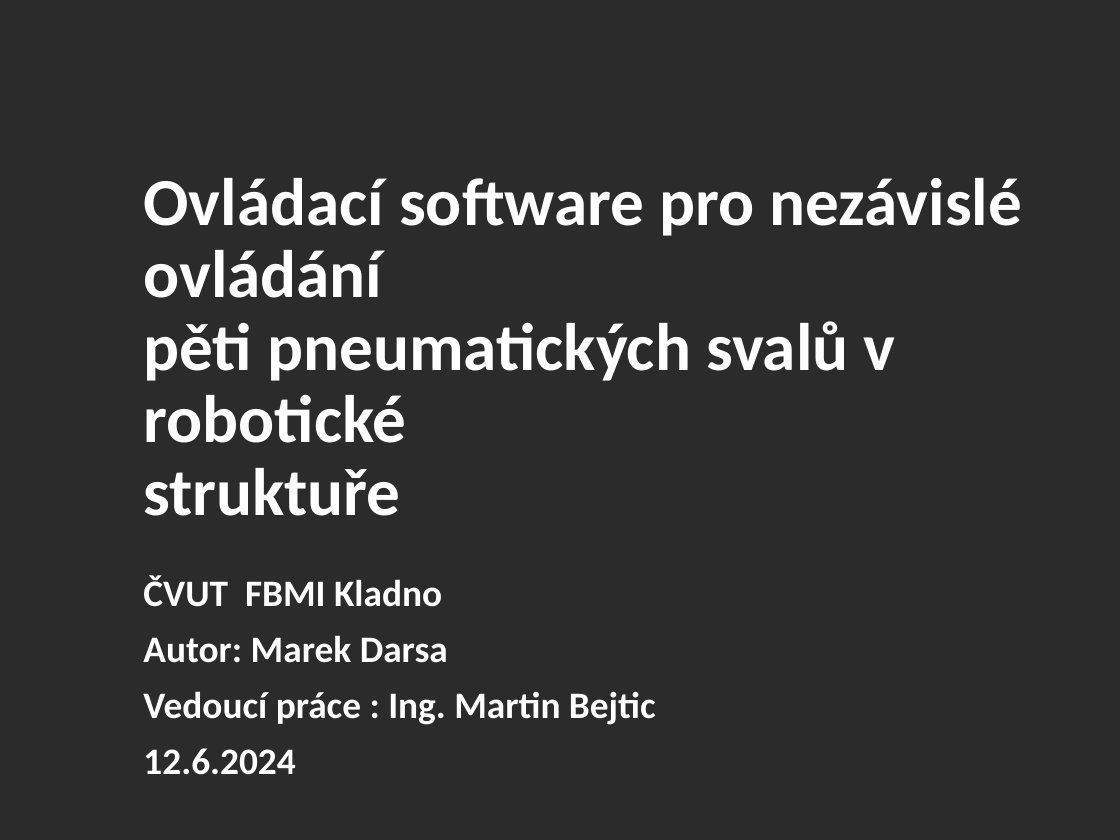
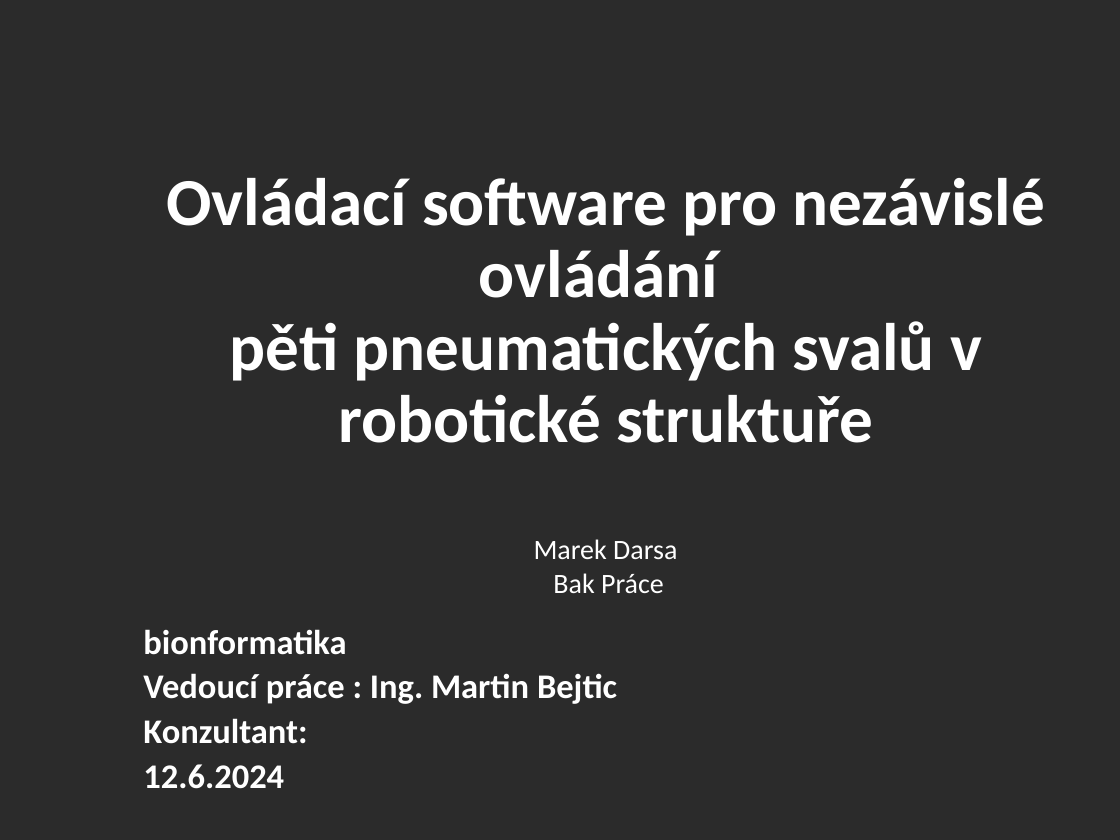
Before and after one commit to IronKnee22/Bakalarka, a slide deck: slide 1 of Obhajoba_darsamar.pptx. Drawn at 1120x840 pixels with LibreOffice and Linux fonts; fonts in the diff are those of the drawing; background and template pictures are left out; a plain dark background stands for a picture behind light text. Boxes give left, top, right and bottom in pixels: in the first picture for what was removed or moved away, otherwise in the second. Text is boxed around its words. In the diff, an @@ line names an element or a change of style, - is before the commit and + after.

```diff
--- a/Obhajoba_darsamar.pptx
+++ b/Obhajoba_darsamar.pptx
@@ title "Ovládací software pro nezávislé ovládání ..." at [166, 178, 1045, 443]: alignment left to centre @@
@@ text added at [534, 539, 677, 593], 18 pt, text #FFFFFF @@
+Marek Darsa
+Bak Práce
@@ subtitle at [143, 629, 346, 655]: text changed; size 24 to 22.2 pt @@
-ČVUT FBMI Kladno
-Autor: Marek Darsa
+bionformatika
@@ subtitle at [143, 673, 617, 789]: size 24 to 22.2 pt in "Vedoucí práce : Ing. Martin Bejtic", "12.6.2024"; line spacing 0.9 to 0.7 @@
@@ subtitle at [143, 718, 307, 744]: paragraph added @@
+Konzultant:
```
Also in this commit, not shown: 9 other slides changed, 1 slide added, 1 slide removed.
